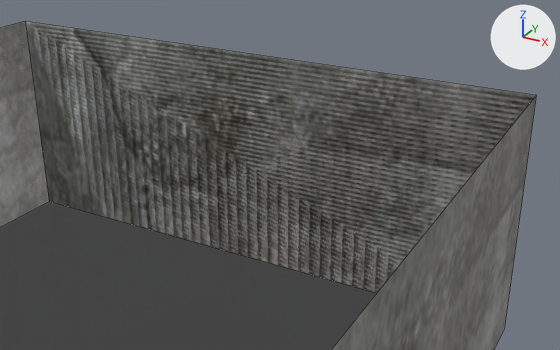
Before and after pictures for a commit that changed the Blender file blender/room.blend.
Rendered twice from a 50 mm camera at (20.76, -18.34, 22.28) aimed at (1.85, 16.06, 5.09). The axes (+X, +Y, +Z) are drawn at upper right. The lights are the same throughout. Mesh edges are drawn as thin lines.
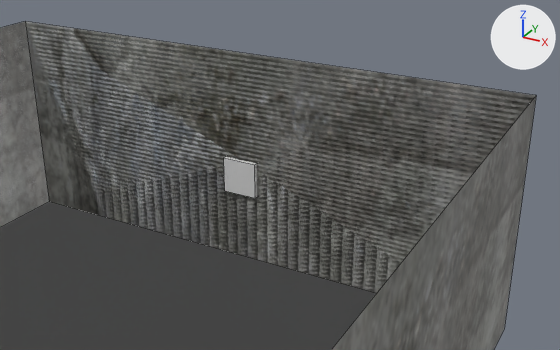
Diff of the bpy script that builds the scene:
```diff
--- a/blender/room.blend.py
+++ b/blender/room.blend.py
@@ mat_material_008 @@
+mat_material_008 = principled_material('Material.008')
+mat_material_008.base_color = (0.8, 0.8, 0.8)  # white #e7e7e7
@@ me_cube_001 @@
+me_cube_001.from_pydata(...)  # a box spanning x -1.0..1.0, y -1.0..1.0, z -1.0..1.0
+me_cube_001.materials.append(mat_material_008)  # white #e7e7e7
@@ ob_pictureframe @@
+ob_pictureframe = bpy.data.objects.new('PictureFrame', me_cube_001)
+ob_pictureframe.location = (0.0, 15.0, 5.0)
+ob_pictureframe.scale = (1.0, 0.2, 1.0)
```

What differs and where, as boxes (x1, y1, x2, y2) in the pictures (560 x 350 px):
'PictureFrame', added: after (224, 157, 257, 198)
